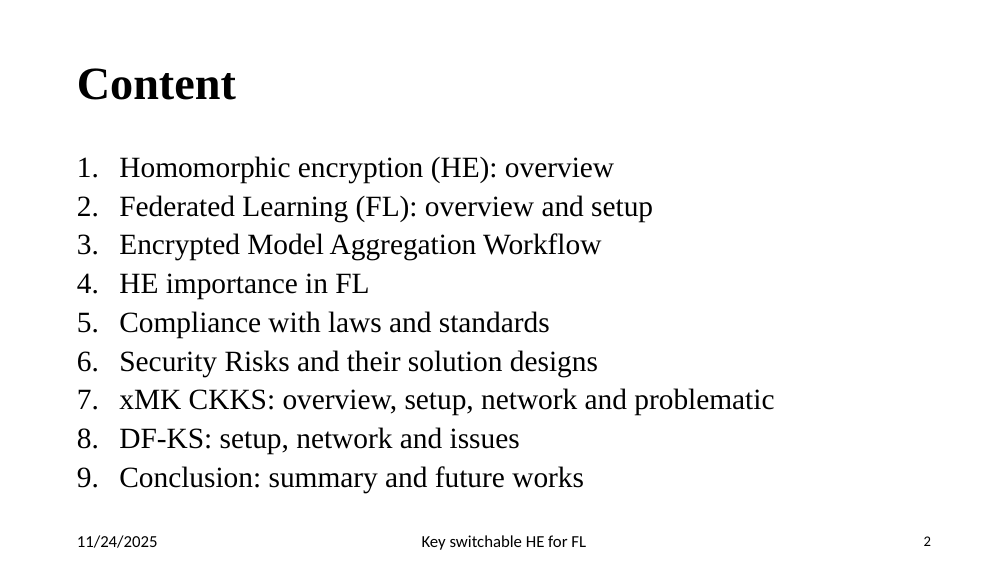
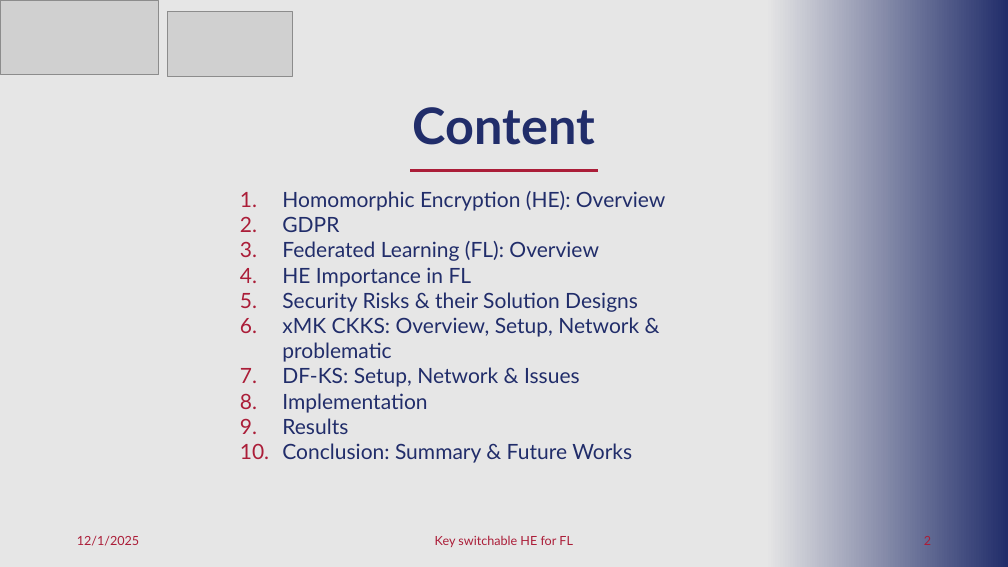
Before and after one commit to pyb0b/master-thesis-report, a slide deck: slide 2 of Final Presentation.pptx. Drawn at 1008x567 pixels with LibreOffice and Linux fonts; fonts in the diff are those of the drawing; grey boxes stand for pictures. Boxes give left, top, right and bottom in pixels: in the first picture for what was removed or moved away, otherwise in the second. Text is boxed around its words. In the diff, an @@ line names an element or a change of style, - is before the commit and + after.

```diff
--- a/Final Presentation.pptx
+++ b/Final Presentation.pptx
@@ rectangle added at bbox=[0, 0, 1008, 567], fill #E6E6E6 @@
@@ picture added at bbox=[0, 0, 158, 75] @@
@@ picture added at bbox=[167, 12, 292, 77] @@
@@ rectangle added at bbox=[766, 0, 1008, 567], fill gradient #E6E6E6 to #212D6A @@
@@ text "Content": place and size @@
-text "Content" at bbox=[77, 68, 236, 100]
+text "Content" at bbox=[413, 107, 595, 145]
@@ text "Content" at bbox=[413, 107, 595, 145]: size 44 to 48 pt, font Times New Roman to Lato, text colour #000000 to #212D6A; alignment left to centre; more space between paragraphs @@
@@ text "Homomorphic Encryption (HE): Overview" at bbox=[282, 191, 665, 463]: vertical alignment top to middle @@
@@ line added from (598, 171) to (411, 171), #AB1D38 3 pt @@
@@ text at bbox=[282, 191, 665, 463]: text changed; size 28 to 20 pt; font Times New Roman to Lato; text colour #000000 to #212D6A @@
-1. Homomorphic encryption (HE): overview
-2. Federated Learning (FL): overview and setup
-3. Encrypted Model Aggregation Workflow
-4. HE importance in FL
-5. Compliance with laws and standards
-6. Security Risks and their solution designs
-7. xMK CKKS: overview, setup, network and problematic
-8. DF-KS: setup, network and issues
-9. Conclusion: summary and future works
+1. Homomorphic Encryption (HE): Overview
+2. GDPR
+3. Federated Learning (FL): Overview
+4. HE Importance in FL
+5. Security Risks & their Solution Designs
+6. xMK CKKS: Overview, Setup, Network & problematic
+7. DF-KS: Setup, Network & Issues
+8. Implementation
+9. Results
+10. Conclusion: Summary & Future Works
@@ text at bbox=[77, 536, 139, 546]: text changed; size 16 to 12 pt; font Calibri to Lato; text colour #000000 to #AB1D38 @@
-11/24/2025
+12/1/2025
@@ text "Key switchable HE for FL" at bbox=[435, 535, 573, 547]: size 16 to 12 pt, font Calibri to Lato, text colour #000000 to #AB1D38 @@
@@ page number at bbox=[924, 536, 931, 545]: size 14 to 12 pt, font Calibri to Lato, text colour #000000 to #AB1D38 @@
```
Also in this commit, not shown: 22 other slides changed, 11 slides added, 2 slides removed, 1 other file.
